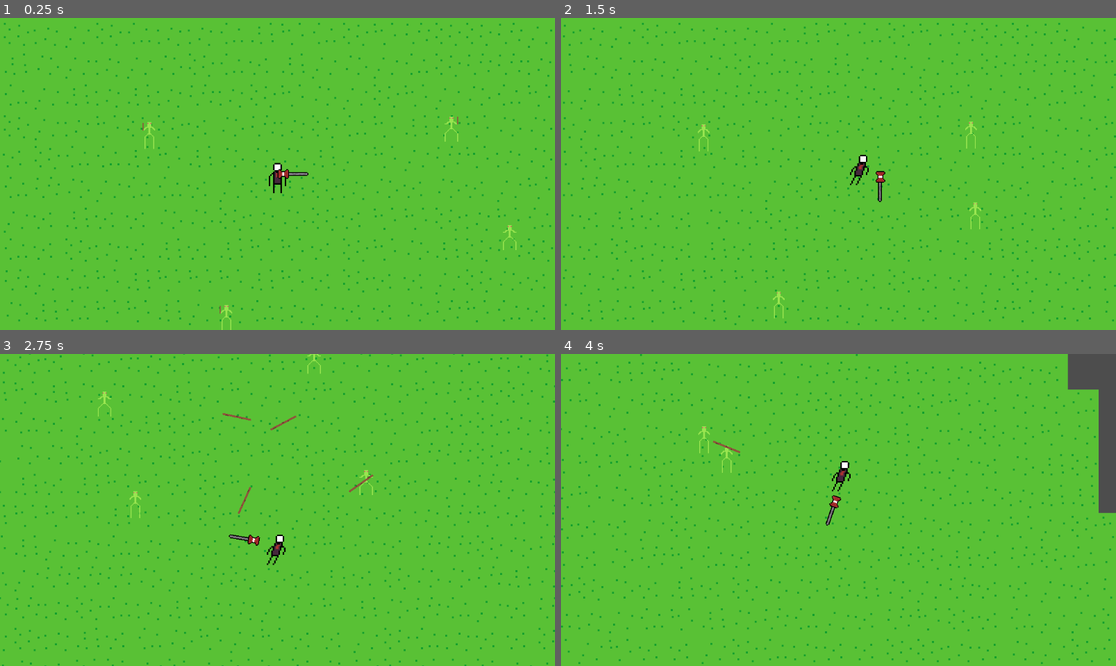
Above: before the commit, frames 1-4 (two rows, left to right).
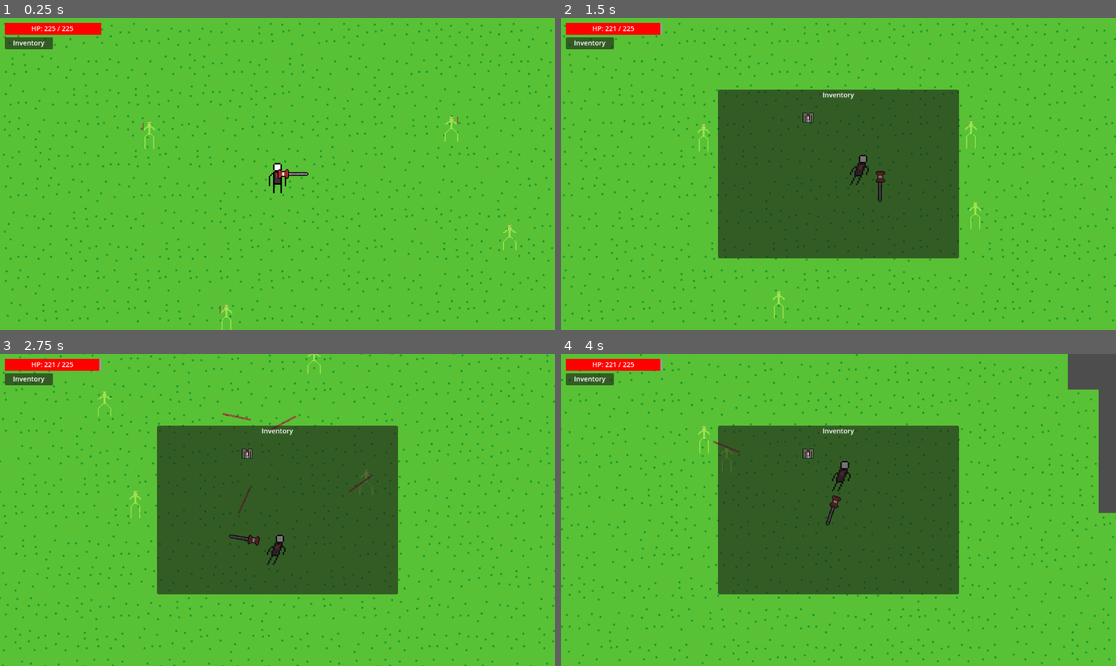
Above: after the commit, the same moments.

Repository: LavaWander/Slesh
Game: Godot game, scene res://world.tscn
Same seed, same stepped clock (60 frames per second), same inputs: the game is played once before the commit and once after it.
Inputs (mouse positions are in pixels of both pictures, inside the frame that each line leads up to):
- Up to frame 1 (0.25 s): no input
- Up to frame 2 (1.5 s): click (588, 42) at 0.52 s; move the mouse to (960, 158) at 1.27 s; hold D (move_right) from 1.28 s (still down); hold Right mouse button (attack_slash) from 1.28 s (still down)
- Up to frame 3 (2.75 s): move the mouse to (166, 525) at 2.02 s; release D (move_right) at 2.03 s; release Right mouse button (attack_slash) at 2.03 s; hold S (move_down) from 2.03 s (still down); click (166, 525) at 2.1 s
- Up to frame 4 (4 s): move the mouse to (894, 441) at 2.77 s; release S (move_down) at 2.78 s; hold D (move_right) 2.78-3.53 s; hold Shift (run) 2.78-3.53 s; move the mouse to (810, 572) at 3.52 s; hold W (move_up) from 3.53 s (still down); right-click (810, 572) at 3.6 s

The runs differ from the first frame. In frame 1, 1.0% of the frame differs, in the area x 0-19%, y 1-11%; in frame 2, 24%; in frame 3, 24%, in the area x 0-72%, y 1-78%; in frame 4, 24%.

Commit message:
work on inventory, added health bar too

Diff:
--- a/Game/project.godot
+++ b/Game/project.godot
@@ -61,6 +61,11 @@
 "events": [Object(InputEventMouseButton,"resource_local_to_scene":false,"resource_name":"","device":-1,"window_id":0,"a …(258 unchanged characters)…
 ]
 }
+inventory_toggle={
+"deadzone": 0.2,
+"events": [Object(InputEventKey,"resource_local_to_scene":false,"resource_name":"","device":-1,"window_id":0,"alt_pressed":false,"shift_pressed":false,"ctrl_pressed":false,"meta_pressed":false,"pressed":false,"keycode":0,"physical_keycode":73,"key_label":0,"unicode":105,"location":0,"echo":false,"script":null)
+]
+}
 
 [physics]
 
--- /dev/null
+++ b/Game/ui/common/auto_font_size_label.gd
@@ -0,0 +1,55 @@
+extends Label
+class_name ResponsiveFontLabel
+
+enum ScaleMode {
+	WIDTH,
+	HEIGHT,
+	MIN_AXIS,
+	MAX_AXIS,
+	AVERAGE
+}
+
+@export var base_font_size: int = 24
+@export var reference_resolution: Vector2 = Vector2(1920, 1080)
+@export var scale_mode: ScaleMode = ScaleMode.HEIGHT
+
+@export var min_font_size: int = 8
+@export var max_font_size: int = 96
+
+
+func _ready() -> void:
+	var viewport := get_viewport()
+	if viewport != null and not viewport.size_changed.is_connected(_update_font_size):
+		viewport.size_changed.connect(_update_font_size)
+
+	_update_font_size()
+
+
+func _update_font_size() -> void:
+	var viewport_size: Vector2 = get_viewport_rect().size
+
+	if reference_resolution.x <= 0.0 or reference_resolution.y <= 0.0:
+		push_warning("ResponsiveFontLabel: reference_resolution must be greater than zero.")
+		return
+
+	var width_scale: float = viewport_size.x / reference_resolution.x
+	var height_scale: float = viewport_size.y / reference_resolution.y
+
+	var final_scale: float = 1.0
+
+	match scale_mode:
+		ScaleMode.WIDTH:
+			final_scale = width_scale
+		ScaleMode.HEIGHT:
+			final_scale = height_scale
+		ScaleMode.MIN_AXIS:
+			final_scale = min(width_scale, height_scale)
+		ScaleMode.MAX_AXIS:
+			final_scale = max(width_scale, height_scale)
+		ScaleMode.AVERAGE:
+			final_scale = (width_scale + height_scale) * 0.5
+
+	var final_size: int = int(round(base_font_size * final_scale))
+	final_size = clamp(final_size, min_font_size, max_font_size)
+
+	add_theme_font_size_override("font_size", final_size)
--- /dev/null
+++ b/Game/ui/common/item_slot.gd
@@ -0,0 +1,23 @@
+extends Control
+
+var item: ItemData = null
+
+@onready var icon: TextureRect = $Icon
+@onready var quantity_label: Label = $QuantityLabel
+
+
+func set_item(new_item: ItemData, quantity: int) -> void:
+	item = new_item
+
+	if item == null:
+		icon.texture = null
+		quantity_label.text = ""
+		return
+
+	icon.texture = item.icon
+
+	if quantity > 1:
+		quantity_label.text = str(quantity)
+	else:
+		quantity_label.text = ""
+	quantity_label.text = str(quantity)
--- /dev/null
+++ b/Game/ui/common/item_slot.tscn
@@ -0,0 +1,48 @@
+[gd_scene format=3 uid="uid://bsxd1qq8043sw"]
+
+[ext_resource type="Script" uid="uid://vre35qjm8dcv" path="res://ui/common/item_slot.gd" id="1_6ceva"]
+[ext_resource type="Script" uid="uid://d17awqtmxdm7q" path="res://ui/common/auto_font_size_label.gd" id="2_203da"]
+
+[sub_resource type="SystemFont" id="SystemFont_203da"]
+
+[sub_resource type="LabelSettings" id="LabelSettings_1k1wb"]
+font = SubResource("SystemFont_203da")
+font_size = 10
+
+[node name="ItemSlot" type="Control" unique_id=2144085215]
+layout_mode = 3
+anchors_preset = 0
+offset_right = 32.0
+offset_bottom = 32.0
+script = ExtResource("1_6ceva")
+
+[node name="Background" type="ColorRect" parent="." unique_id=495025312]
+layout_mode = 1
+anchors_preset = 15
+anchor_right = 1.0
+anchor_bottom = 1.0
+grow_horizontal = 2
+grow_vertical = 2
+
+[node name="Icon" type="TextureRect" parent="." unique_id=1840087127]
+layout_mode = 1
+anchors_preset = 15
+anchor_right = 1.0
+anchor_bottom = 1.0
+grow_horizontal = 2
+grow_vertical = 2
+stretch_mode = 5
+
+[node name="QuantityLabel" type="Label" parent="." unique_id=1382429076]
+layout_mode = 1
+anchors_preset = 15
+anchor_right = 1.0
+anchor_bottom = 1.0
+offset_top = 9.0
+grow_horizontal = 2
+grow_vertical = 2
+label_settings = SubResource("LabelSettings_1k1wb")
+horizontal_alignment = 2
+vertical_alignment = 2
+script = ExtResource("2_203da")
+base_font_size = 16
--- /dev/null
+++ b/Game/ui/hud/hud.gd
@@ -0,0 +1,67 @@
+extends Control
+
+@export var player_path: NodePath
+
+signal inventory_toggle_requested
+
+@onready var health_label: Label = $HealthUI/HealthLabel
+@onready var health_bar: ProgressBar = $HealthUI/HealthBar
+@onready var inventory_button: Button = $InventoryButton/Button
+
+var player: Node = null
+var health: HealthComponent = null
+
+
+func _ready() -> void:
+	_find_player()
+	_connect_health()
+	_refresh_health_display()
+
+	inventory_button.pressed.connect(_on_inventory_button_pressed)
+
+
+func _find_player() -> void:
+	if player_path != NodePath():
+		player = get_node_or_null(player_path)
+	else:
+		player = get_tree().get_first_node_in_group("player")
+
+
+func _connect_health() -> void:
+	if player == null:
+		push_warning("HUD could not find player.")
+		return
+
+	health = player.get_node_or_null("HealthComponent") as HealthComponent
+	if health == null:
+		push_warning("HUD could not find player's HealthComponent.")
+		return
+
+	if not health.health_changed.is_connected(_on_health_changed):
+		health.health_changed.connect(_on_health_changed)
+
+
+func _on_health_changed(current: int, max_health: int) -> void:
+	_update_health_display(current, max_health)
+
+
+func _refresh_health_display() -> void:
+	if health == null:
+		return
+
+	_update_health_display(health.current_health, health.max_health)
+
+
+func _update_health_display(current: int, max_health: int) -> void:
+	health_bar.max_value = max_health
+	health_bar.value = current
+	health_label.text = "HP: %d / %d" % [current, max_health]
+
+
+func _input(event: InputEvent) -> void:
+	if event.is_action_pressed("inventory_toggle"):
+		inventory_toggle_requested.emit()
+
+
+func _on_inventory_button_pressed() -> void:
+	inventory_toggle_requested.emit()
--- /dev/null
+++ b/Game/ui/hud/hud.tscn
@@ -0,0 +1,84 @@
+[gd_scene format=3 uid="uid://dbahm0ih5jv1f"]
+
+[ext_resource type="Script" uid="uid://sux7w15vdsrq" path="res://ui/hud/hud.gd" id="1_xmswo"]
+[ext_resource type="Script" uid="uid://d17awqtmxdm7q" path="res://ui/common/auto_font_size_label.gd" id="2_4d6w6"]
+
+[sub_resource type="StyleBoxFlat" id="StyleBoxFlat_4d6w6"]
+
+[sub_resource type="StyleBoxFlat" id="StyleBoxFlat_xmswo"]
+bg_color = Color(1, 0, 0, 1)
+
+[node name="HUD" type="Control" unique_id=808750664]
+layout_mode = 3
+anchors_preset = 15
+anchor_right = 1.0
+anchor_bottom = 1.0
+grow_horizontal = 2
+grow_vertical = 2
+script = ExtResource("1_xmswo")
+
+[node name="HealthUI" type="Control" parent="." unique_id=1281957991]
+layout_mode = 1
+anchor_left = 0.009000001
+anchor_top = 0.015000001
+anchor_right = 0.18200001
+anchor_bottom = 0.054
+offset_left = -0.36800098
+offset_top = 0.27999973
+offset_bottom = 0.00799942
+
+[node name="HealthLabel" type="Label" parent="HealthUI" unique_id=611870300]
+z_index = 1
+layout_mode = 1
+anchors_preset = 15
+anchor_right = 1.0
+anchor_bottom = 1.0
+grow_horizontal = 2
+grow_vertical = 2
+text = "Health"
+horizontal_alignment = 1
+vertical_alignment = 1
+script = ExtResource("2_4d6w6")
+
+[node name="HealthBar" type="ProgressBar" parent="HealthUI" unique_id=800041993]
+layout_mode = 1
+anchors_preset = 15
+anchor_right = 1.0
+anchor_bottom = 1.0
+grow_horizontal = 2
+grow_vertical = 2
+theme_override_styles/background = SubResource("StyleBoxFlat_4d6w6")
+theme_override_styles/fill = SubResource("StyleBoxFlat_xmswo")
+value = 100.0
+show_percentage = false
+
+[node name="InventoryButton" type="Control" parent="." unique_id=852300790]
+layout_mode = 1
+anchor_left = 0.009000001
+anchor_top = 0.062000003
+anchor_right = 0.095000006
+anchor_bottom = 0.1
+offset_left = -0.36800098
+offset_top = -0.1760025
+offset_right = 0.5599899
+offset_bottom = 0.19999695
+
+[node name="Button" type="Button" parent="InventoryButton" unique_id=684581565]
+layout_mode = 1
+anchors_preset = 15
+anchor_right = 1.0
+anchor_bottom = 1.0
+grow_horizontal = 2
+grow_vertical = 2
+
+[node name="Label" type="Label" parent="InventoryButton" unique_id=1332412813]
+layout_mode = 1
+anchors_preset = 15
+anchor_right = 1.0
+anchor_bottom = 1.0
+grow_horizontal = 2
+grow_vertical = 2
+text = "Inventory"
+horizontal_alignment = 1
+vertical_alignment = 1
+script = ExtResource("2_4d6w6")
--- /dev/null
+++ b/Game/ui/inventory/inventory_panel.gd
@@ -0,0 +1,67 @@
+extends Control
+
+@export var slot_scene: PackedScene
+
+@onready var background: Panel = $Background
+@onready var slots_grid: GridContainer = $Background/SlotsGrid
+
+var player: Node = null
+var inventory: InventoryComponent = null
+
+
+func _ready() -> void:
+	visible = false
+	_find_player()
+	_cache_inventory()
+
+
+func _find_player() -> void:
+	player = get_tree().get_first_node_in_group("player")
+
+
+func _cache_inventory() -> void:
+	if player == null:
+		push_warning("InventoryPanel could not find player.")
+		return
+
+	inventory = player.get_node_or_null("InventoryComponent") as InventoryComponent
+	if inventory == null:
+		push_warning("InventoryPanel could not find InventoryComponent.")
+		return
+
+	if not inventory.inventory_changed.is_connected(_on_inventory_changed):
+		inventory.inventory_changed.connect(_on_inventory_changed)
+
+
+func open() -> void:
+	_refresh()
+	visible = true
+
+
+func close() -> void:
+	visible = false
+
+
+func toggle() -> void:
+	if visible:
+		close()
+	else:
+		open()
+
+
+func _on_inventory_changed() -> void:
+	if visible:
+		_refresh()
+
+
+func _refresh() -> void:
+	if inventory == null or slot_scene == null:
+		return
+
+	for child in slots_grid.get_children():
+		child.queue_free()
+
+	for slot in inventory.slots:
+		var slot_ui = slot_scene.instantiate()
+		slots_grid.add_child(slot_ui)
+		slot_ui.set_item(slot.item, slot.quantity)
--- /dev/null
+++ b/Game/ui/inventory/inventory_panel.tscn
@@ -0,0 +1,56 @@
+[gd_scene format=3 uid="uid://gbg2cvuou8uj"]
+
+[ext_resource type="Script" uid="uid://cgks6adq281ur" path="res://ui/inventory/inventory_panel.gd" id="1_smghy"]
+[ext_resource type="PackedScene" uid="uid://bsxd1qq8043sw" path="res://ui/common/item_slot.tscn" id="2_obcwt"]
+[ext_resource type="Script" uid="uid://d17awqtmxdm7q" path="res://ui/common/auto_font_size_label.gd" id="2_p6mik"]
+
+[node name="InventoryPanel" type="Control" unique_id=516670972]
+layout_mode = 3
+anchors_preset = 15
+anchor_right = 1.0
+anchor_bottom = 1.0
+grow_horizontal = 2
+grow_vertical = 2
+script = ExtResource("1_smghy")
+slot_scene = ExtResource("2_obcwt")
+
+[node name="Background" type="Panel" parent="." unique_id=1168425956]
+layout_mode = 1
+anchors_preset = -1
+anchor_left = 0.28300002
+anchor_top = 0.23
+anchor_right = 0.717
+anchor_bottom = 0.77000004
+offset_left = -0.016021729
+offset_top = -0.040008545
+offset_right = 0.015991211
+offset_bottom = 0.039978027
+grow_horizontal = 2
+grow_vertical = 2
+
+[node name="SlotsGrid" type="GridContainer" parent="Background" unique_id=1361228636]
+layout_mode = 1
+anchors_preset = -1
+anchor_left = 0.374
+anchor_top = 0.16600001
+anchor_right = 0.9760001
+anchor_bottom = 0.966
+offset_top = -0.10000229
+offset_right = -3.0517578e-05
+offset_bottom = -0.1000061
+grow_horizontal = 2
+columns = 6
+
+[node name="TitleLabel" type="Label" parent="Background" unique_id=1892398937]
+layout_mode = 1
+anchors_preset = -1
+anchor_left = 0.425
+anchor_right = 0.57500005
+anchor_bottom = 0.066
+offset_right = -3.0517578e-05
+offset_bottom = -0.10000038
+grow_horizontal = 2
+text = "Inventory"
+horizontal_alignment = 1
+vertical_alignment = 1
+script = ExtResource("2_p6mik")
--- /dev/null
+++ b/Game/ui_root.gd
@@ -0,0 +1,12 @@
+extends CanvasLayer
+
+@onready var hud: Control = $HUD
+@onready var inventory_panel: Control = $InventoryPanel
+
+
+func _ready() -> void:
+	hud.inventory_toggle_requested.connect(_on_inventory_toggle_requested)
+
+
+func _on_inventory_toggle_requested() -> void:
+	inventory_panel.toggle()
--- a/Game/world.tscn
+++ b/Game/world.tscn
@@ -3,6 +3,9 @@
 [ext_resource type="Texture2D" uid="uid://brts21ktajlt4" path="res://assets/terrain.png" id="1_fj7yv"]
 [ext_resource type="PackedScene" uid="uid://di3g6o8qo5a7d" path="res://player/player.tscn" id="2_tlwt5"]
 [ext_resource type="PackedScene" uid="uid://vhdtqdem5fsk" path="res://enemies/grasshopper/grasshopper.tscn" id="3_tlwt5"]
+[ext_resource type="PackedScene" uid="uid://dbahm0ih5jv1f" path="res://ui/hud/hud.tscn" id="4_aqk2v"]
+[ext_resource type="Script" uid="uid://0p0do4t2pyqs" path="res://ui_root.gd" id="4_dwbse"]
+[ext_resource type="PackedScene" uid="uid://gbg2cvuou8uj" path="res://ui/inventory/inventory_panel.tscn" id="5_036b0"]
 
 [sub_resource type="TileSetAtlasSource" id="TileSetAtlasSource_aqk2v"]
 texture = ExtResource("1_fj7yv")
@@ -178,3 +181,10 @@
 [node name="Grasshopper4" parent="Enemies" unique_id=1420482867 instance=ExtResource("3_tlwt5")]
 position = Vector2(-88.66667, -28)
 scale = Vector2(0.6666667, 0.6666667)
+
+[node name="UIRoot" type="CanvasLayer" parent="." unique_id=2057349269]
+script = ExtResource("4_dwbse")
+
+[node name="HUD" parent="UIRoot" unique_id=979824964 instance=ExtResource("4_aqk2v")]
+
+[node name="InventoryPanel" parent="UIRoot" unique_id=1032686364 instance=ExtResource("5_036b0")]
Not shown, added: Game/ui/common/auto_font_size_label.gd.uid
Not shown, added: Game/ui/common/item_slot.gd.uid
Not shown, added: Game/ui/hud/hud.gd.uid
Not shown, added: Game/ui/inventory/inventory_panel.gd.uid
Not shown, added: Game/ui_root.gd.uid
Not shown, changed: Notes.txt
